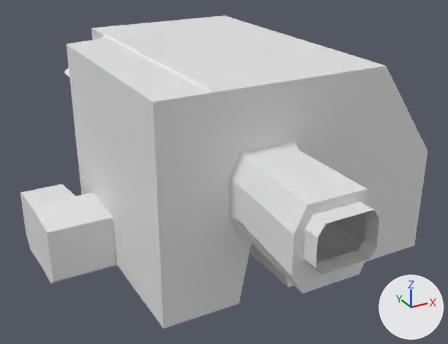
The FBX model rubens-psx-engine/Content/Assets/models/level/arborium.fbx, before and after one commit.
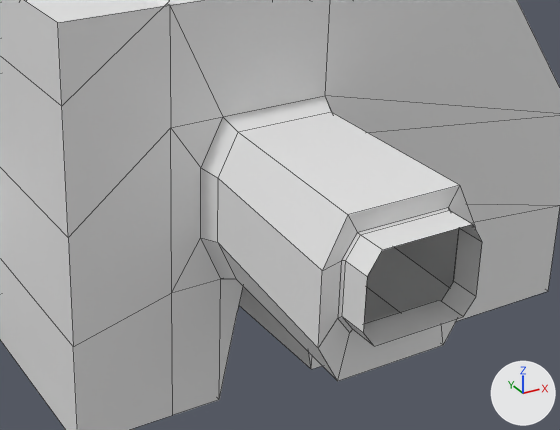
Each version appears first whole from a 50 mm camera at (-3.7, -96.1, 18.0) aimed at (18.4, -55.9, -2.1), and next in a close-up on the part from 27% to 94% of the width and 26% to 93% of the height. Lighting does not change. The marker at lower right points along +X, +Y and +Z. The close-ups show mesh edges as thin lines. Vertices at the same position are counted once.

The scene before the commit, as lines of its bpy script (objects in view):
```python
me_arborium = bpy.data.meshes.new('arborium')
me_arborium.from_pydata(...)  # 236 vertices, 223 faces; spans x -12.3..17.5, y -26.0..12.0, z -6.4..10.1
me_arborium.materials.append(mat_levelstructure)  # its picture is missing
ob_botanical = bpy.data.objects.new('Botanical\\', me_arborium)
ob_botanical.location = (16.0, -48.0, -2.0)
```
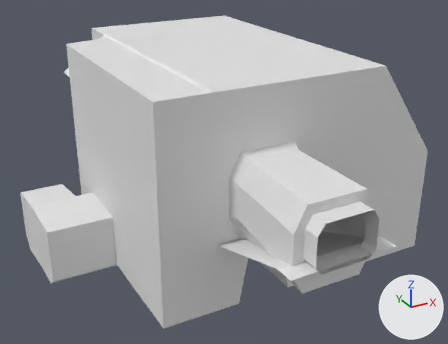
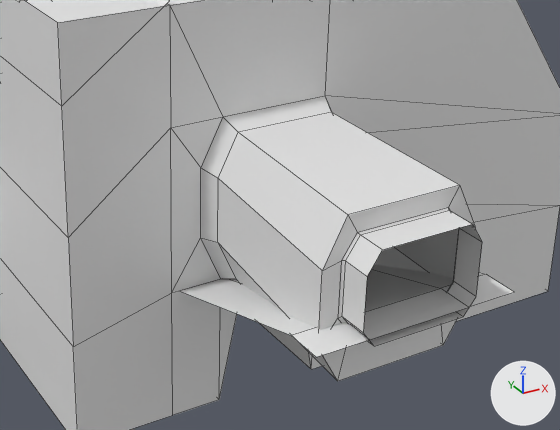
The newer file is also turned or shifted as a whole; pictures and numbers use the older file's frame.

Where the change shows, as pixel boxes [x1, y1, x2, y2] in the close-ups (560 x 430 px):
part 1 of me_arborium, added: after [180, 264, 514, 357]

The change in detail:
me_arborium is used by ob_botanical; location (16.0, -48.0, -2.0).
me_arborium had 236 vertices, 223 faces and spanned x -12.3..17.5, y -26.0..12.0, z -6.4..10.1.
me_arborium now has 260 vertices, 235 faces and spans x -12.3..17.5, y -26.0..12.0, z -6.4..10.1.
Part 1, on me_arborium:
12 vertices are added at x -3.6..1.8, y -26.0..12.0, z 0.0..2.0.
12 new vertices lie (1.8, 0.0, 0.0) away from vertices in x -3.6..1.8, y -26.0..12.0, z 0.0..2.0.
12 new faces join them.
